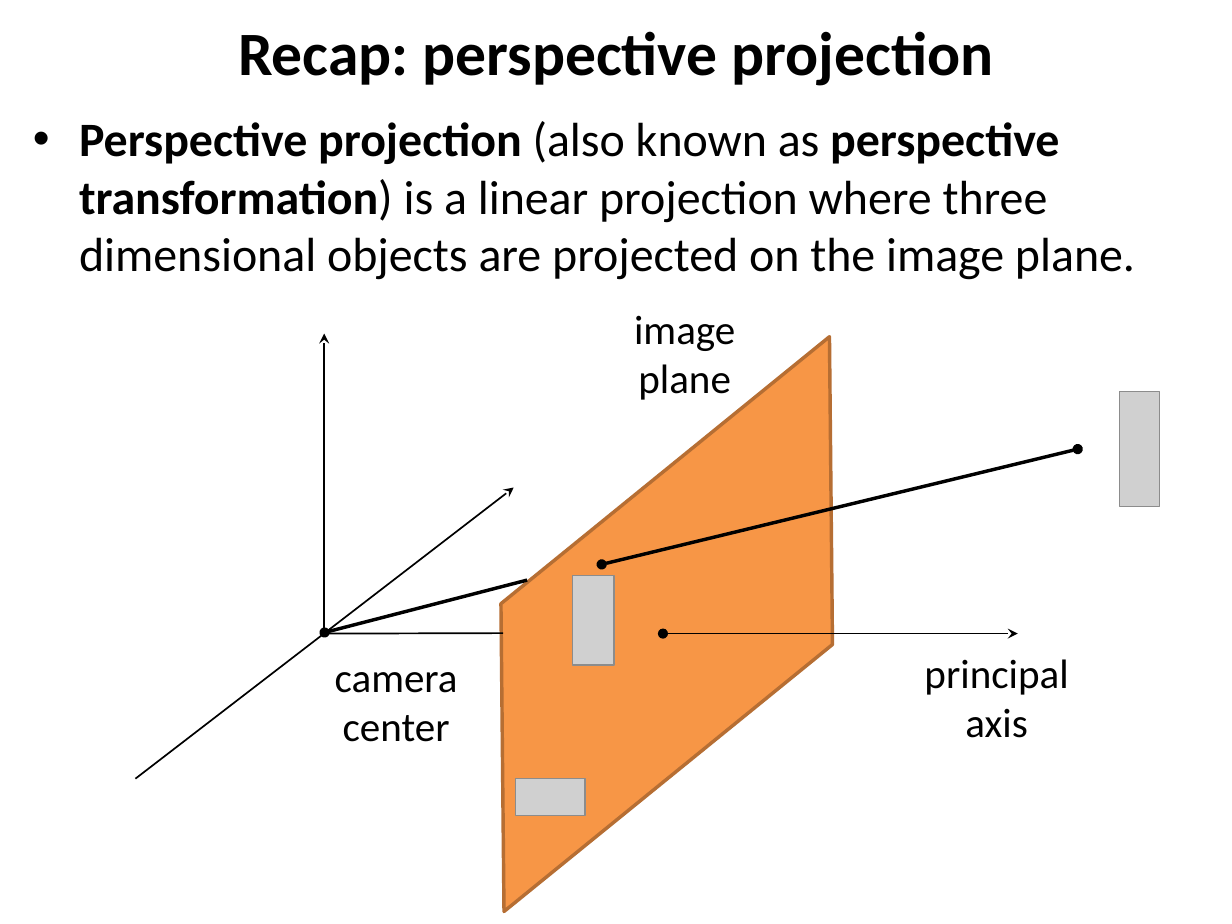
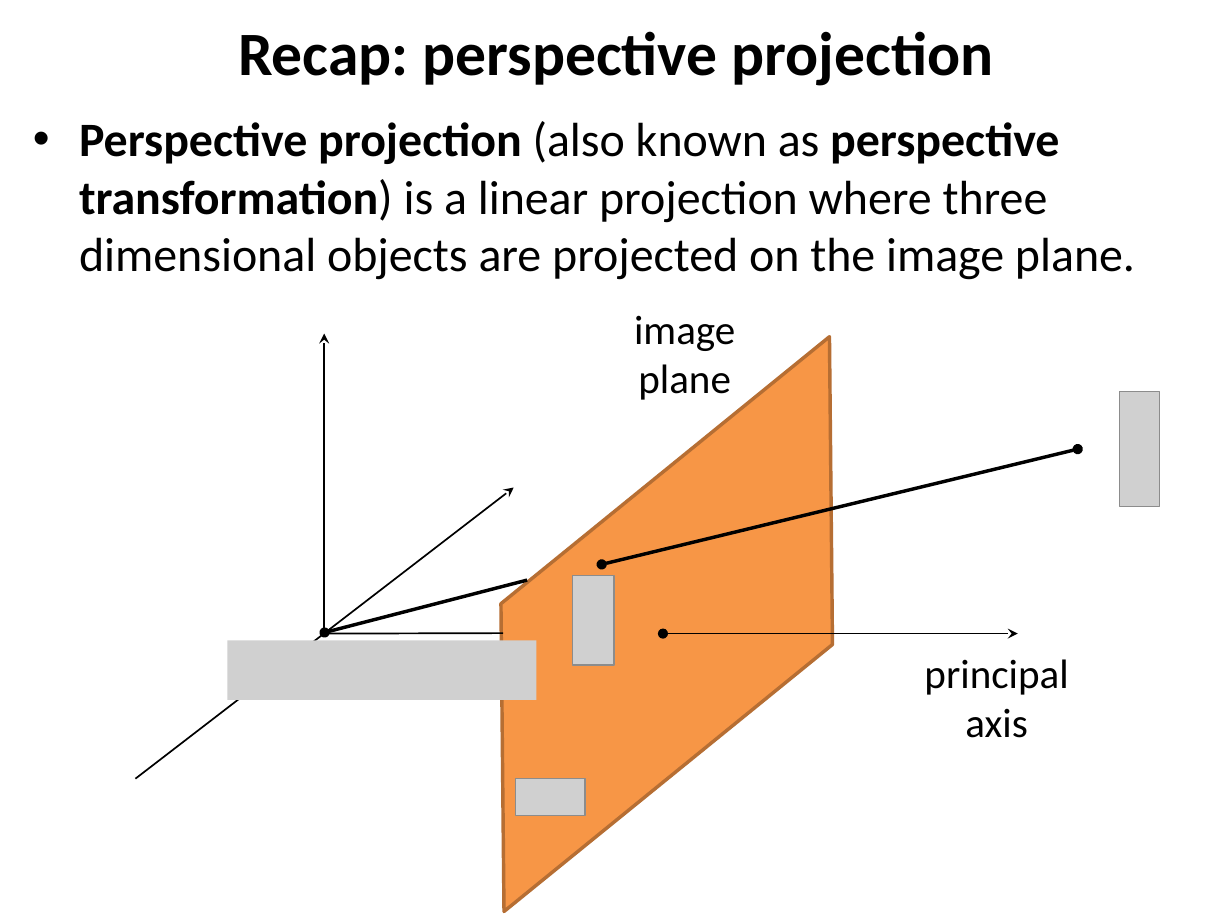
Before and after one commit to YoniChechik/AI_is_Math, a slide deck: slide 10 of c_07_camera_calibration/camera calibration.pptx (slide 8 before the commit). Drawn at 1232x924 pixels with LibreOffice and Linux fonts; fonts in the diff are those of the drawing; grey boxes stand for pictures; background and template pictures are left out. Boxes give left, top, right and bottom in pixels: in the first picture for what was removed or moved away, otherwise in the second. Text is boxed around its words. In the diff, an @@ line names an element or a change of style, - is before the commit and + after.

```diff
--- a/c_07_camera_calibration/camera calibration.pptx
+++ b/c_07_camera_calibration/camera calibration.pptx
@@ picture added at (x1=228, y1=641, x2=537, y2=700) @@
@@ text removed at (x1=335, y1=672, x2=458, y2=742) @@
-camera center
```
Also in this commit, not shown: 7 other slides changed, 6 slides added, 3 slides removed, 2 other files.
